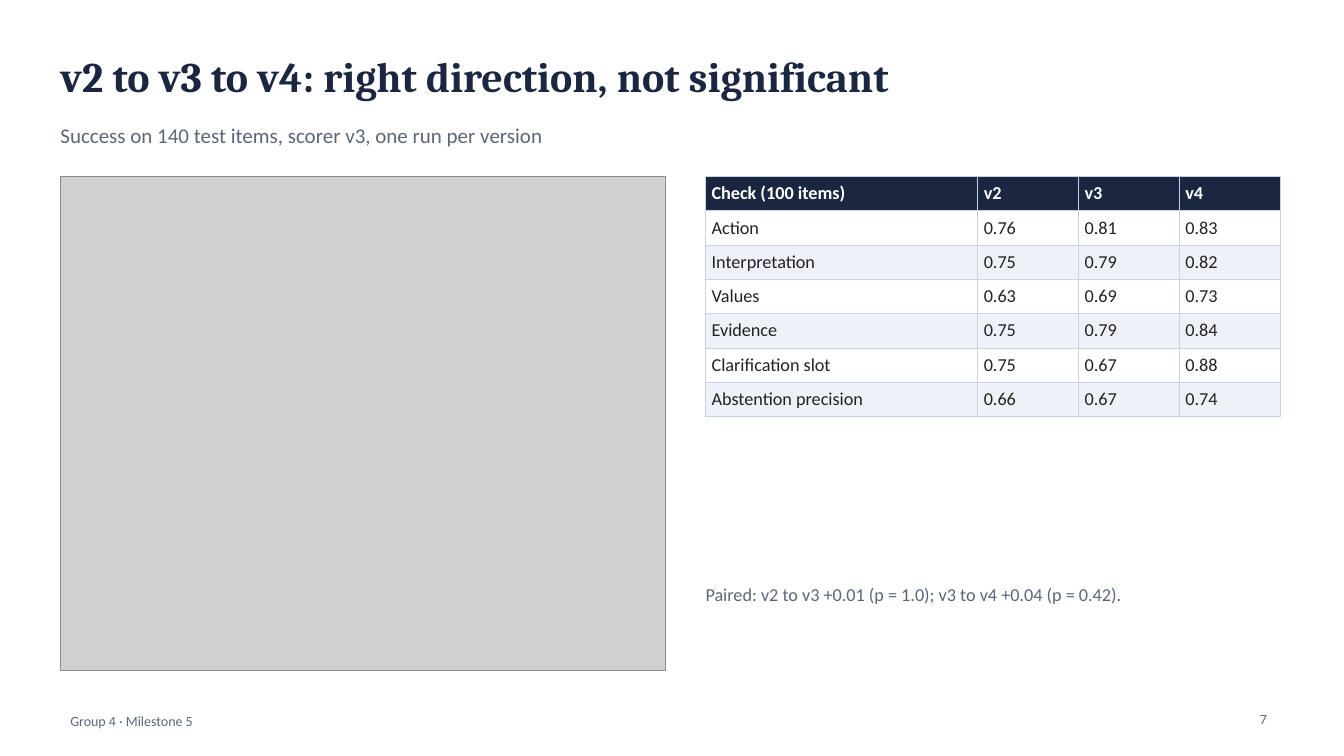
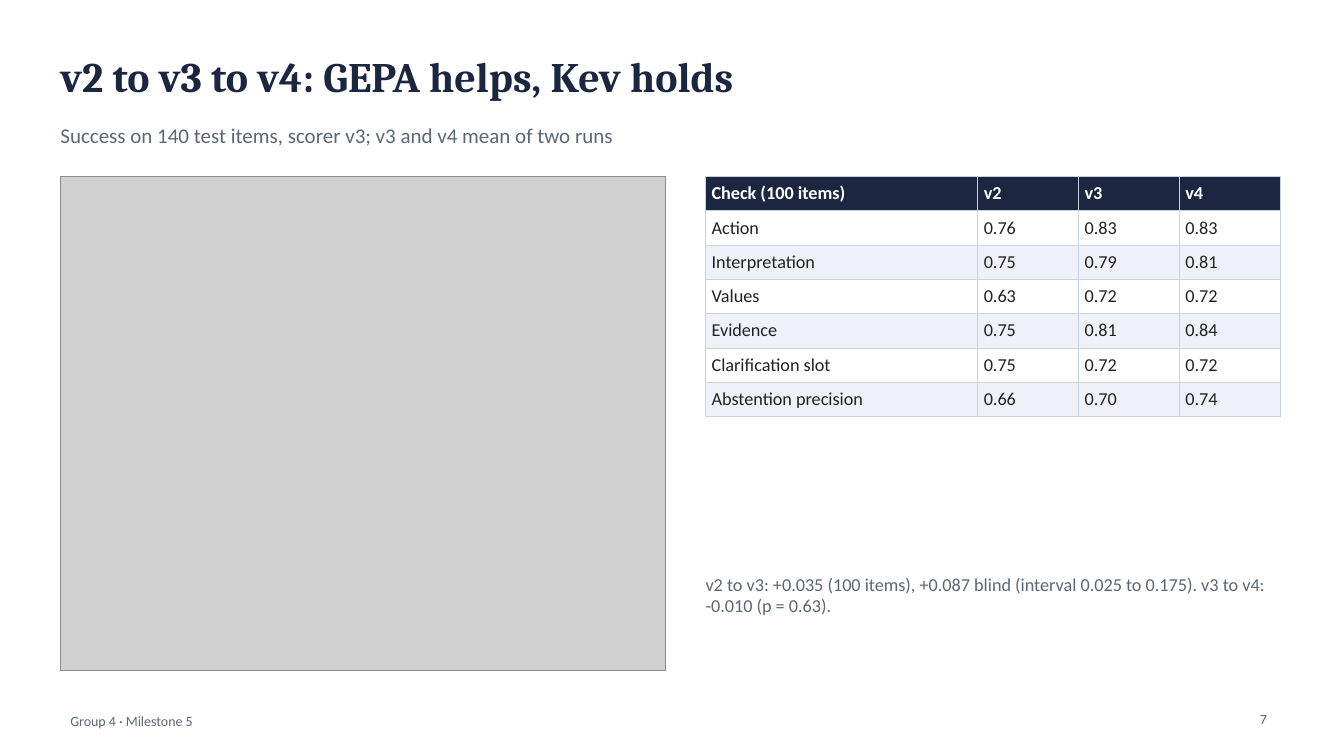
Before and after one commit to sathyaIITM/Group-4-DS-and-AI-Lab-Project, a slide deck: slide 7 of docs/milestones/Milestone5_TA_Presentation.pptx. Drawn at 1344x756 pixels with LibreOffice and Linux fonts; fonts in the diff are those of the drawing; grey boxes stand for pictures. Boxes give left, top, right and bottom in pixels: in the first picture for what was removed or moved away, otherwise in the second. Text is boxed around its words. In the diff, an @@ line names an element or a change of style, - is before the commit and + after.

Commit message:
DOCS: Milestone 5 report final: summary, two runs of v3 and v4, attribution of the v3-to-v4 difference, v5 first measurement, clarification and in-agent calibration analyses, M6 priorities; deck with two new slides; parity protocol outcome

```diff
--- a/docs/milestones/Milestone5_TA_Presentation.pptx
+++ b/docs/milestones/Milestone5_TA_Presentation.pptx
@@ text at [60, 62, 733, 101]: text changed @@
-v2 to v3 to v4: right direction, not significant
+v2 to v3 to v4: GEPA helps, Kev holds
@@ text at [60, 128, 613, 146]: text changed @@
-Success on 140 test items, scorer v3, one run per version
+Success on 140 test items, scorer v3; v3 and v4 mean of two runs
@@ table at [706, 176, 1280, 412] @@
-row 2, column 3: 0.81
+row 2, column 3: 0.83
-row 3, column 4: 0.82
+row 3, column 4: 0.81
-row 4, column 3: 0.69
+row 4, column 3: 0.72
-row 4, column 4: 0.73
+row 4, column 4: 0.72
-row 5, column 3: 0.79
+row 5, column 3: 0.81
-row 6, column 3: 0.67
+row 6, column 3: 0.72
-row 6, column 4: 0.88
+row 6, column 4: 0.72
-row 7, column 3: 0.67
+row 7, column 3: 0.70
@@ text at [706, 578, 1264, 615]: text changed @@
-Paired: v2 to v3 +0.01 (p = 1.0); v3 to v4 +0.04 (p = 0.42).
+v2 to v3: +0.035 (100 items), +0.087 blind (interval 0.025 to 0.175). v3 to v4: -0.010 (p = 0.63).
```
Also in this commit, not shown: 4 other slides changed, 2 slides added, 39 other files.
